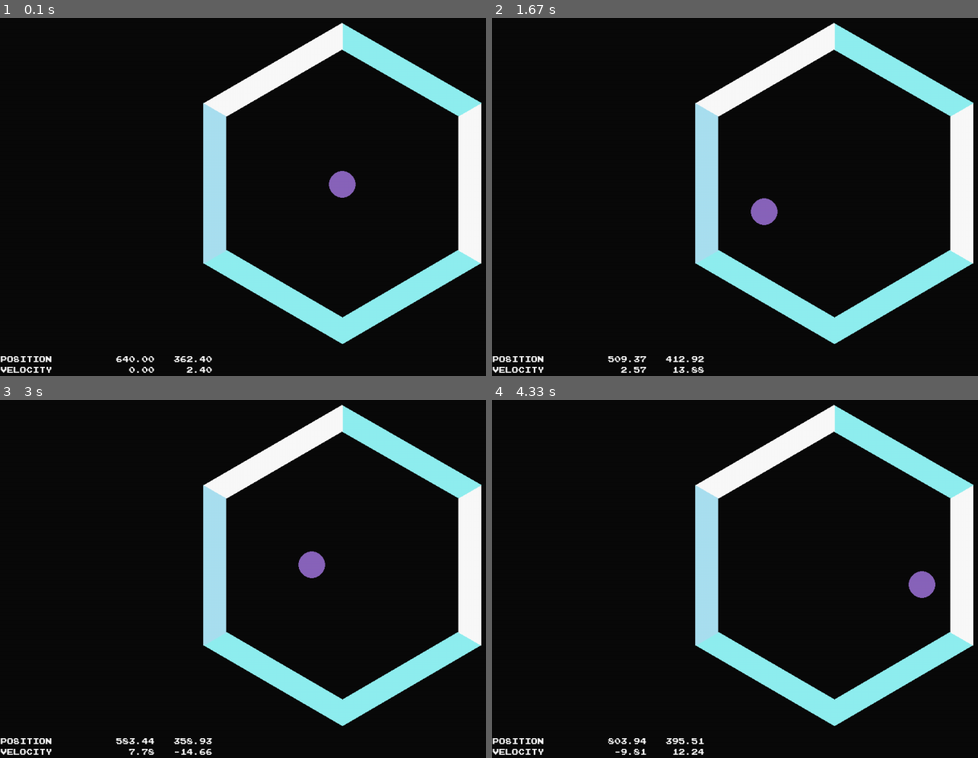
Above: before the commit, frames 1-4 (two rows, left to right).
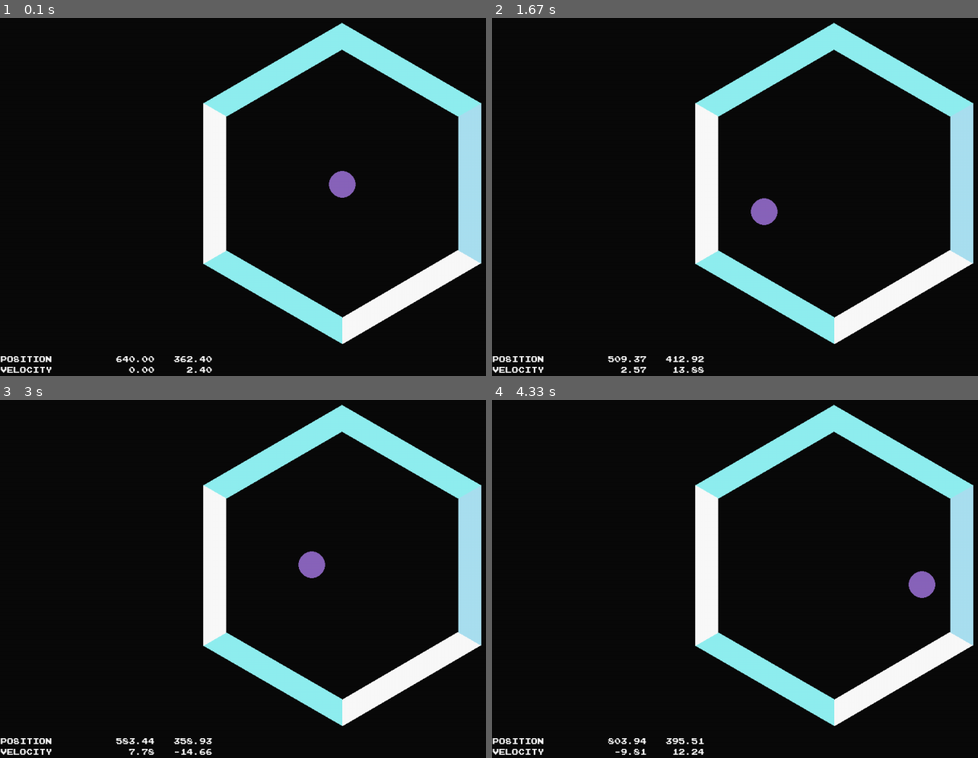
Above: after the commit, the same moments.

Repository: jwannamaker/PolyBounce
Game: pygame game, started from main.py
The game is run twice, just before and just after one commit, with the same random seed, the same clock (stepped at 60 frames per second) and the same inputs.
Inputs:
- Up to frame 1 (0.1 s): no input
- Up to frame 2 (1.67 s): hold D 0.33-0.8 s; hold W 0.83-1.13 s; hold D 1.17-1.63 s
- Up to frame 3 (3 s): hold A 1.67-2.2 s; hold S 2.23-2.53 s; hold A 2.57-2.97 s
- Up to frame 4 (4.33 s): hold W 3-3.37 s; hold D 3.4-4.03 s; hold S from 4.07 s (still down)

The runs differ from the first frame. In frame 1, 8.2% of the frame differs, in the area x 41-100%, y 1-92%; in frame 2, 8.2%; in frame 3, 8.2%; in frame 4, 8.2%.

Commit message:
Altered the initial angle in Polygon.color_sides() and Polygon.get_vertices() so that no matter the Polygon.N, the side colors align with the vertices. Making a note here to make a dictionary containing the wall thickness, tilt value, and corresponding N, so the game class doesn't need to pass anything except the N and radius.

Diff:
--- a/polygon.py
+++ b/polygon.py
@@ -48,7 +48,7 @@
         '''
         return (2 * np.pi) / self.N
 
-    def get_vertices(self, radius, offset=0, tilt=1.5*np.pi):
+    def get_vertices(self, radius, offset=0, tilt=-np.pi/2):
         vertices = []
         for i in range(1, self.N + 1):
             x = (radius * np.cos(tilt + self.theta * i)) + offset
@@ -95,10 +95,10 @@
             different color. The arc is drawn in CCW direction from the start angle
             to the end angle.
         '''
-        start_angle = 1.5 * np.pi
+        start_angle = np.pi/2
         stop_angle = start_angle + self.theta
         arc_surface = self.image.subsurface((0, 0, 600, 600))
-        for _ in range(self.N):
+        for i in range(self.N):
             r_color = random.choice(list(RING_PALLETE.values()))
             start_angle += self.theta
             stop_angle += self.theta
